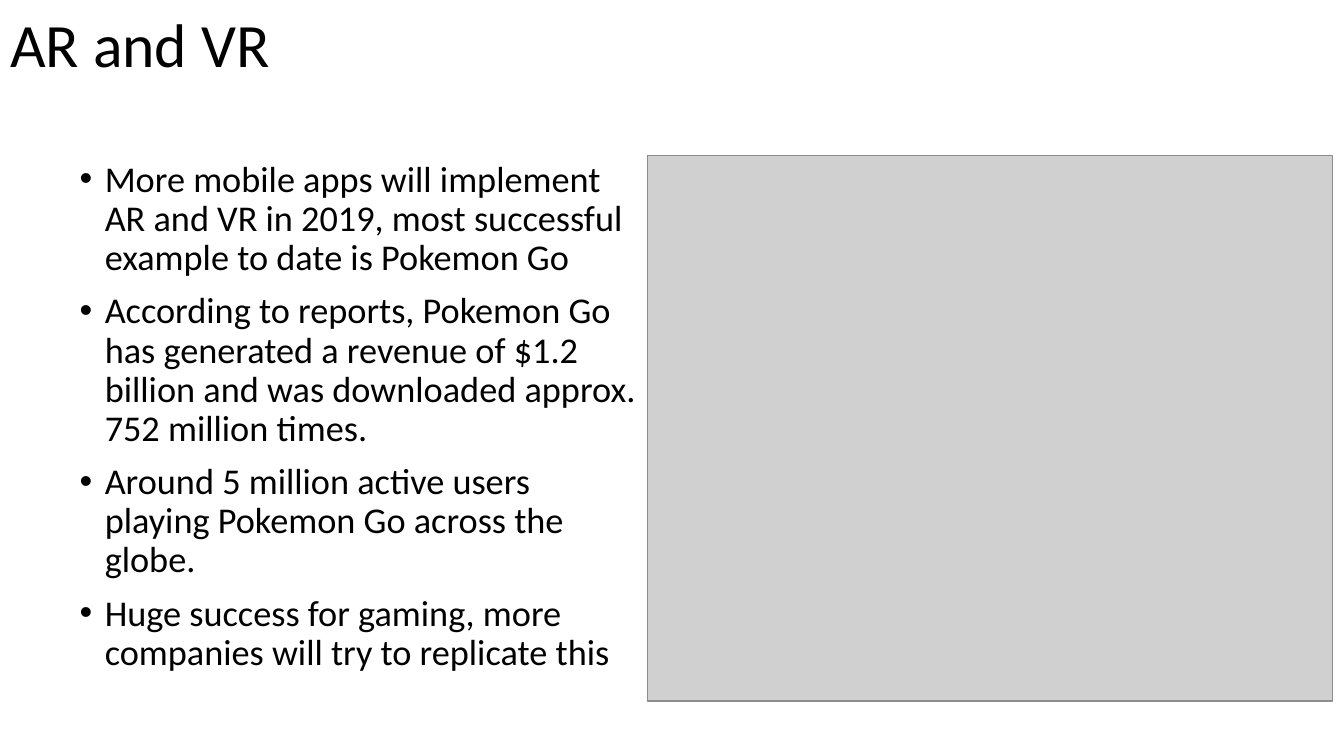
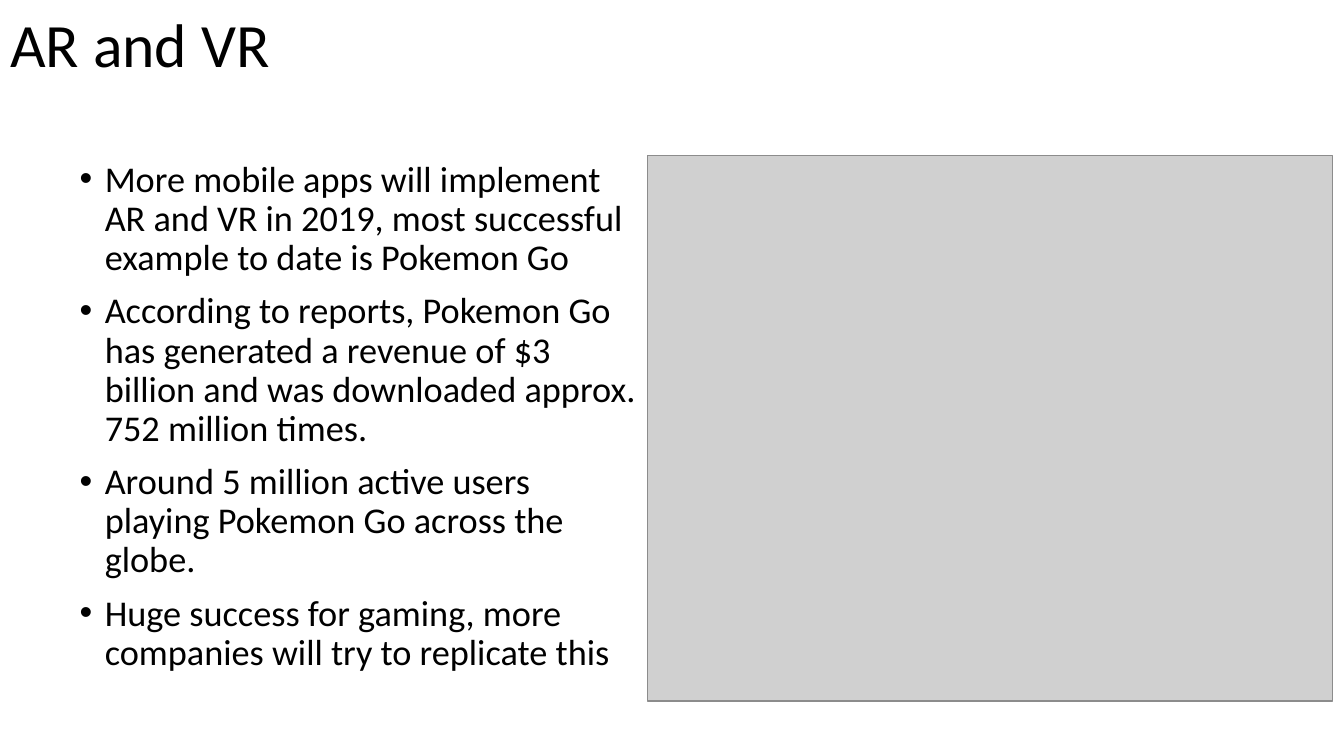
Before and after one commit to russellu/cs230, a slide deck: slide 31 of Lecture_First.pptx. Drawn at 1344x756 pixels with LibreOffice and Linux fonts; fonts in the diff are those of the drawing; grey boxes stand for pictures. Boxes give left, top, right and bottom in pixels: in the first picture for what was removed or moved away, otherwise in the second. Text is boxed around its words. In the diff, an @@ line names an element or a change of style, - is before the commit and + after.

```diff
--- a/Lecture_First.pptx
+++ b/Lecture_First.pptx
@@ text at (x1=105, y1=297, x2=636, y2=442): text changed @@
-• According to reports, Pokemon Go has generated a revenue of $1.2 billion and was downloaded approx. 752 million times.
+• According to reports, Pokemon Go has generated a revenue of $3 billion and was downloaded approx. 752 million times.
```
Also in this commit, not shown: 1 other slide changed.
